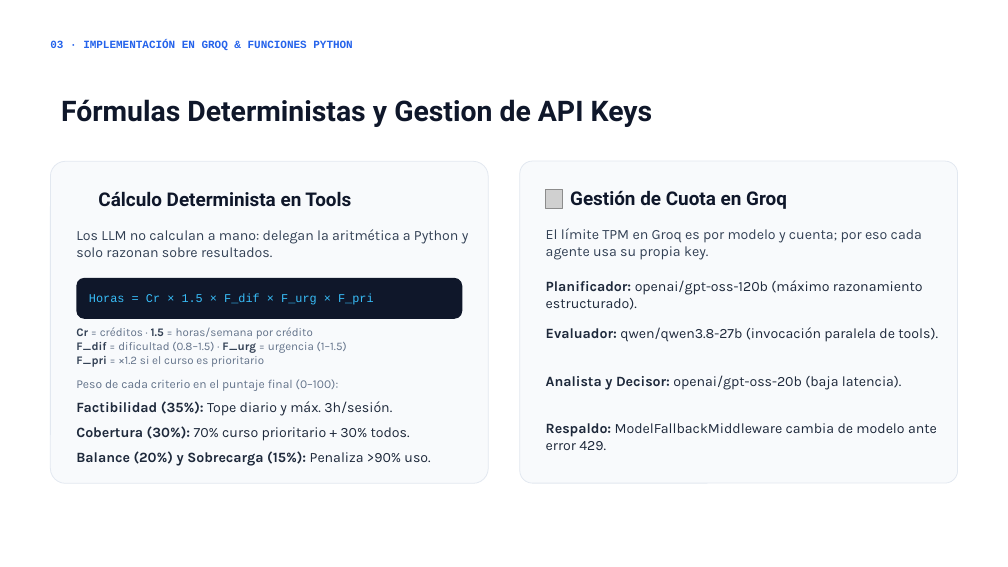
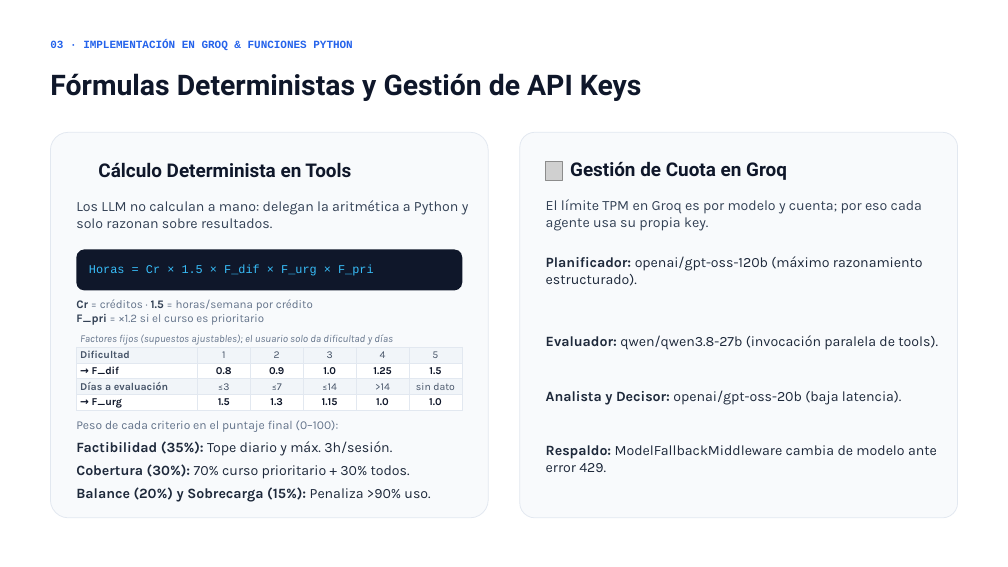
Before and after one commit to ByJuanDiego/Hackaton-7, a slide deck: slide 4 of Planificador_de_Estudio_Multi-Agente.pptx. Drawn at 1008x567 pixels with LibreOffice and Linux fonts; fonts in the diff are those of the drawing; grey boxes stand for pictures; background and template pictures are left out. Boxes give left, top, right and bottom in pixels: in the first picture for what was removed or moved away, otherwise in the second. Text is boxed around its words. In the diff, an @@ line names an element or a change of style, - is before the commit and + after.

Commit message:
ppt improvements

```diff
--- a/Planificador_de_Estudio_Multi-Agente.pptx
+++ b/Planificador_de_Estudio_Multi-Agente.pptx
@@ text at (50, 73, 642, 101): text changed @@
-Fórmulas Deterministas y Gestion de API Keys
+Fórmulas Deterministas y Gestión de API Keys
@@ rounded rectangle: place and size @@
-rounded rectangle at (51, 161, 488, 483)
+rounded rectangle at (51, 132, 488, 518)
@@ rounded rectangle: place and size @@
-rounded rectangle at (520, 161, 958, 483)
+rounded rectangle at (520, 132, 958, 518)
@@ 5 texts, 1 picture, 1 rounded rectangle: place and size @@
-5 texts, 1 picture, 1 rounded rectangle at (76, 190, 922, 319)
+5 texts, 1 picture, 1 rounded rectangle at (76, 161, 922, 290)
@@ text "Planificador: openai/gpt-oss-120b (máximo razonamiento estru ...": place and size @@
-text "Planificador: openai/gpt-oss-120b (máximo razonamiento estru ..." at (546, 280, 923, 310)
+text "Planificador: openai/gpt-oss-120b (máximo razonamiento estru ..." at (546, 256, 923, 286)
@@ text "Cr = créditos · 1.5 ...": place and size @@
-text "Cr = créditos · 1.5 ..." at (76, 327, 347, 367)
+text "Cr = créditos · 1.5 ..." at (76, 299, 313, 325)
@@ text at (76, 342, 347, 353): paragraph removed @@
-F_dif = dificultad (0.8–1.5) · F_urg = urgencia (1–1.5)
@@ table added at (76, 331, 462, 412), 5 rows, 6 columns @@
+Factores fijos (supuestos ajustables); el usuario solo da dificultad y días |  |  |  |  | 
+Dificultad | 1 | 2 | 3 | 4 | 5
+→ F_dif | 0.8 | 0.9 | 1.0 | 1.25 | 1.5
+Días a evaluación | ≤3 | ≤7 | ≤14 | >14 | sin dato
+→ F_urg | 1.5 | 1.3 | 1.15 | 1.0 | 1.0
@@ text "Evaluador: qwen/qwen3.8-27b (invocación paralela de ...": place and size @@
-text "Evaluador: qwen/qwen3.8-27b (invocación paralela de ..." at (546, 327, 938, 342)
+text "Evaluador: qwen/qwen3.8-27b (invocación paralela de ..." at (546, 335, 938, 350)
@@ text "Analista y Decisor: openai/gpt-oss-20b (baja ...": place and size @@
-text "Analista y Decisor: openai/gpt-oss-20b (baja ..." at (546, 375, 902, 390)
+text "Analista y Decisor: openai/gpt-oss-20b (baja ..." at (546, 390, 902, 405)
@@ 3 texts: place and size @@
-3 texts at (76, 379, 410, 441)
+3 texts at (76, 420, 410, 479)
@@ text "Respaldo: ModelFallbackMiddleware cambia de modelo ...": place and size @@
-text "Respaldo: ModelFallbackMiddleware cambia de modelo ..." at (546, 423, 937, 450)
+text "Respaldo: ModelFallbackMiddleware cambia de modelo ..." at (546, 445, 937, 472)
@@ text "Balance (20%) y Sobrecarga (15%): ...": place and size @@
-text "Balance (20%) y Sobrecarga (15%): ..." at (76, 451, 430, 466)
+text "Balance (20%) y Sobrecarga (15%): ..." at (76, 487, 430, 501)
```
Also in this commit, not shown: 1 other file.
